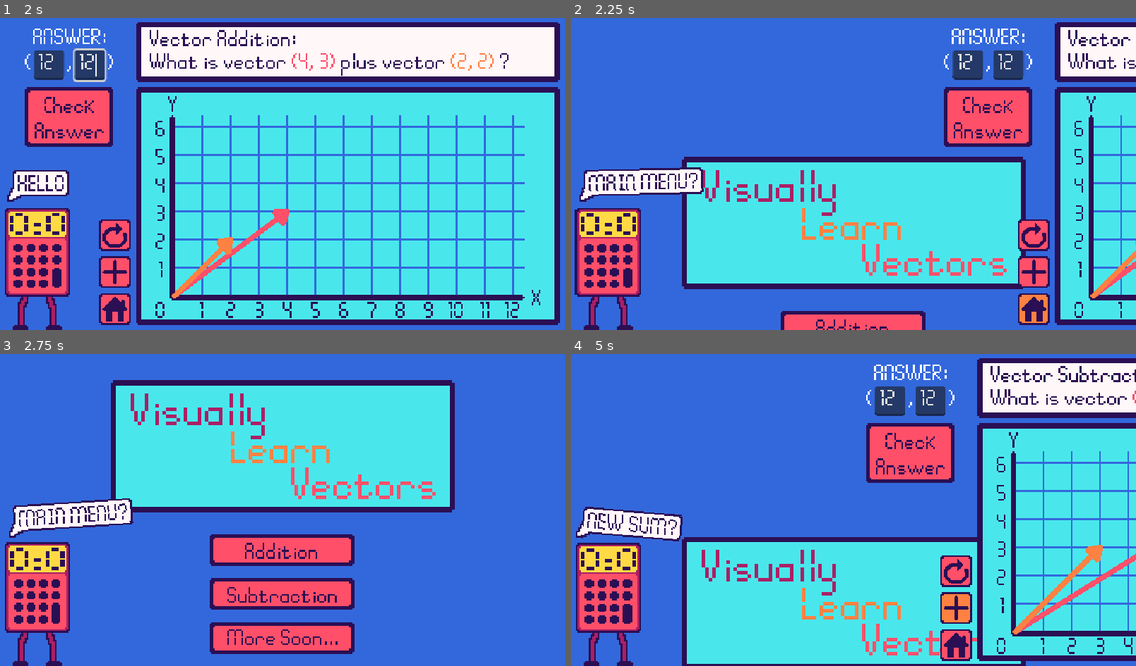
Above: before the commit, frames 1-4 (two rows, left to right).
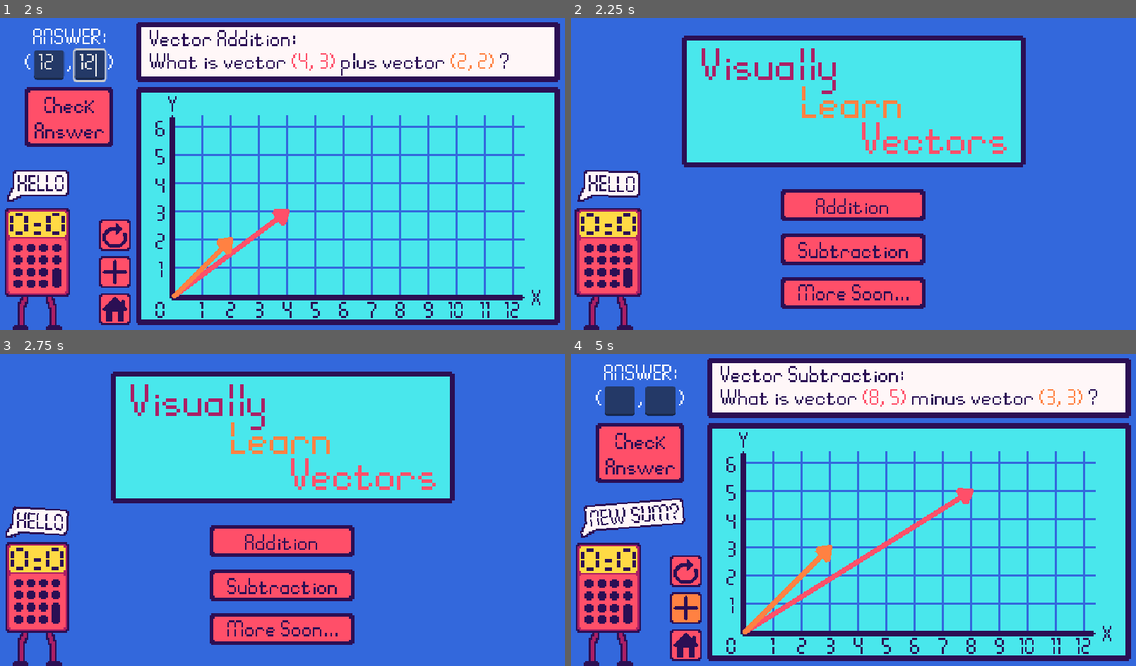
Above: after the commit, the same moments.

Repository: KyleTiley/VectorMathGame
Game: Godot game, scene res://Game/game.tscn
Two runs of this game, one before a commit and one after it. Both use one fixed random seed, a clock stepped at 60 frames per second and the inputs below.
Inputs (mouse positions are in pixels of both pictures, inside the frame that each line leads up to; where the layout moved, square brackets give the same spot in the first picture):
- Up to frame 1 (2 s): click "Addition" at 0.5 s; click (62, 64) at 1.27 s; type "12" at 1.35 s; click (101, 64) at 1.5 s; type "12" at 1.58 s
- Up to frame 2 (2.25 s): click (684, 308) at 2 s
- Up to frame 3 (2.75 s): no input
- Up to frame 4 (5 s): click "Subtraction" at 2.75 s; click (700, 606) [955, 606] at 3.5 s; click (684, 606) [955, 606] at 4.25 s

Frame 1 is identical in both runs. In frame 2, 69% of the frame differs, in the area x 1-100%, y 1-100%; in frame 3, 16%; in frame 4, 48%.

Commit message:
small workaround

Diff:
--- a/Game/UI.gd
+++ b/Game/UI.gd
@@ -21,6 +21,8 @@
 	if lerp_game:
 		move_game_in(delta)
 		move_menu_out(delta)
+	print(main_menu.global_position)
+	print(game_level.global_position)
 
 func move_menu_out(_delta):
 	main_menu.global_position = main_menu.global_position.lerp(bottom_pos, _delta * lerp_speed)
@@ -29,7 +31,7 @@
 	game_level.global_position = game_level.global_position.lerp(Vector2.ZERO, _delta * lerp_speed)
 
 func move_game_out(_delta):
-	game_level.global_position = game_level.position.lerp(right_pos, _delta * lerp_speed)
+	game_level.global_position = game_level.global_position.lerp(right_pos, _delta * lerp_speed)
 
 func move_menu_in(_delta):
 	main_menu.global_position = main_menu.global_position.lerp(Vector2.ZERO, _delta * lerp_speed)
@@ -45,5 +47,6 @@
 	lerp_game = true
 
 func _on_button_home_pressed():
-	lerp_menu = true
-	lerp_game = false
+	get_tree().reload_current_scene() #other method did not work ask on reddit sometime
+#	lerp_menu = true
+#	lerp_game = false
